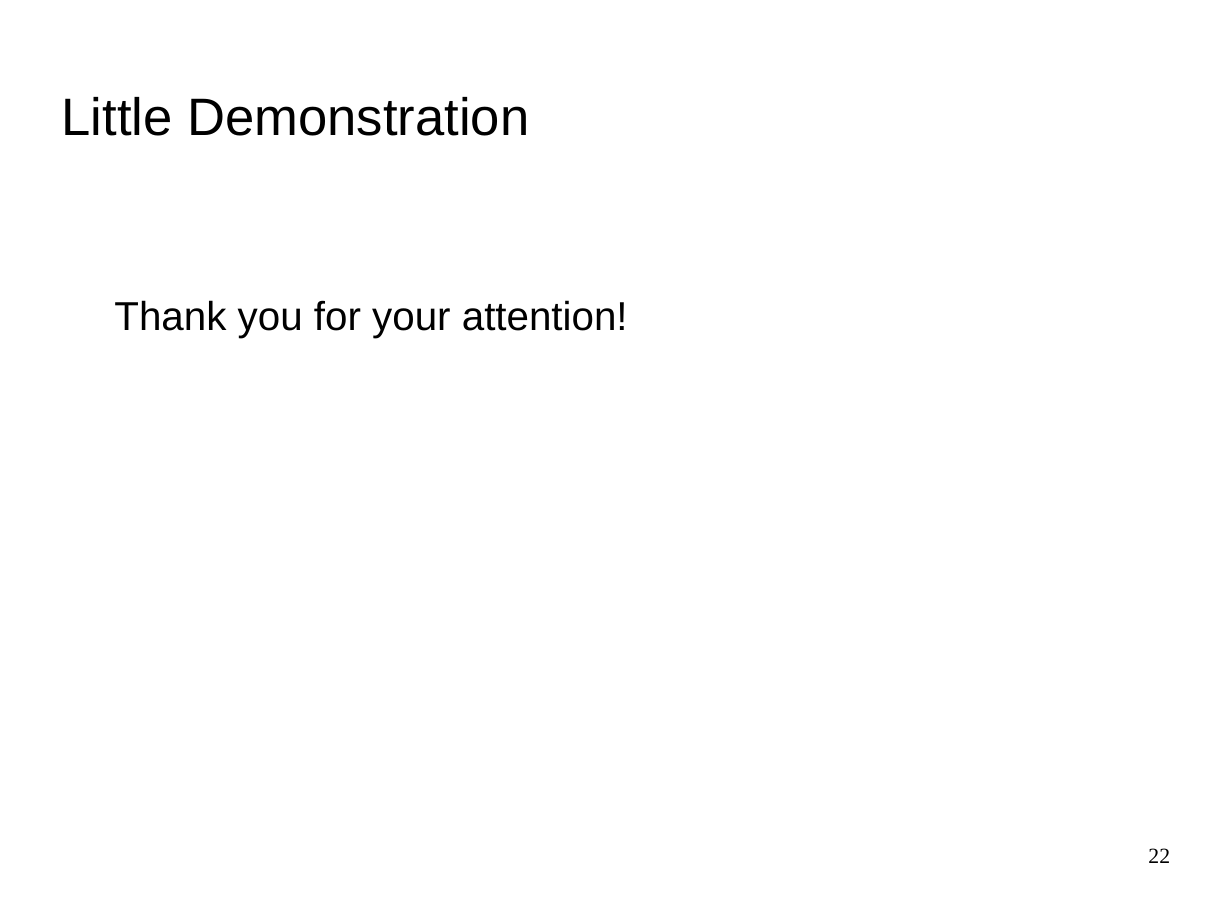
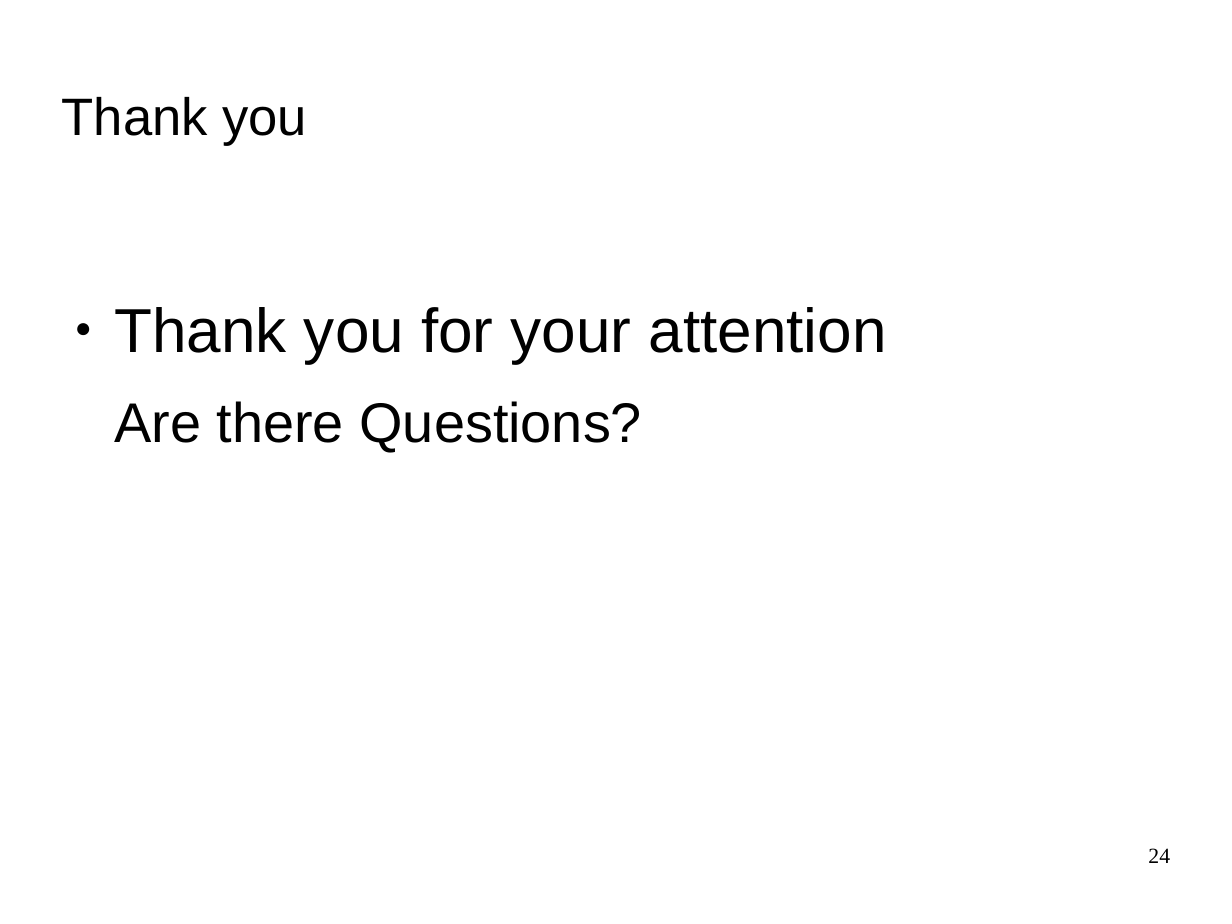
Before and after one commit to herrBez/PortScanner, a slide deck: slide 24 of slides/presentation.odp (slide 22 before the commit). Drawn at 1232x924 pixels with LibreOffice and Linux fonts; fonts in the diff are those of the drawing; background and template pictures are left out. Boxes give left, top, right and bottom in pixels: in the first picture for what was removed or moved away, otherwise in the second. Text is boxed around its words. In the diff, an @@ line names an element or a change of style, - is before the commit and + after.

```diff
--- a/slides/presentation.odp
+++ b/slides/presentation.odp
@@ title at [62, 97, 307, 146]: text changed @@
-Little Demonstration
+Thank you
@@ text at [114, 307, 887, 452]: text changed; size 26 to 40 pt @@
-Thank you for your attention!
+● Thank you for your attention
+Are there Questions?
@@ page number at [1148, 848, 1170, 863]: text changed @@
-22
+24
```
Also in this commit, not shown: 3 other slides changed, 1 slide added.
